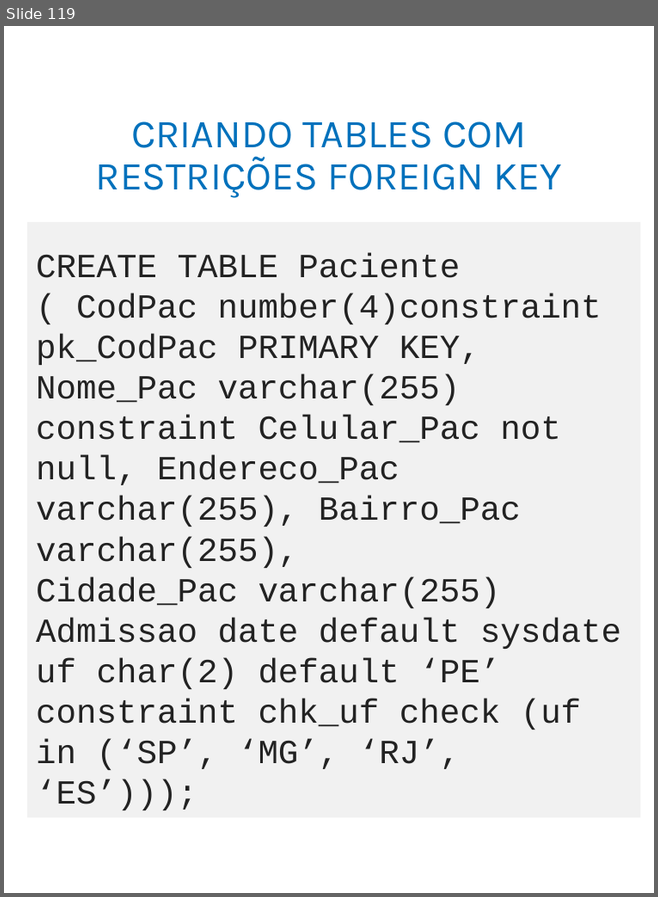
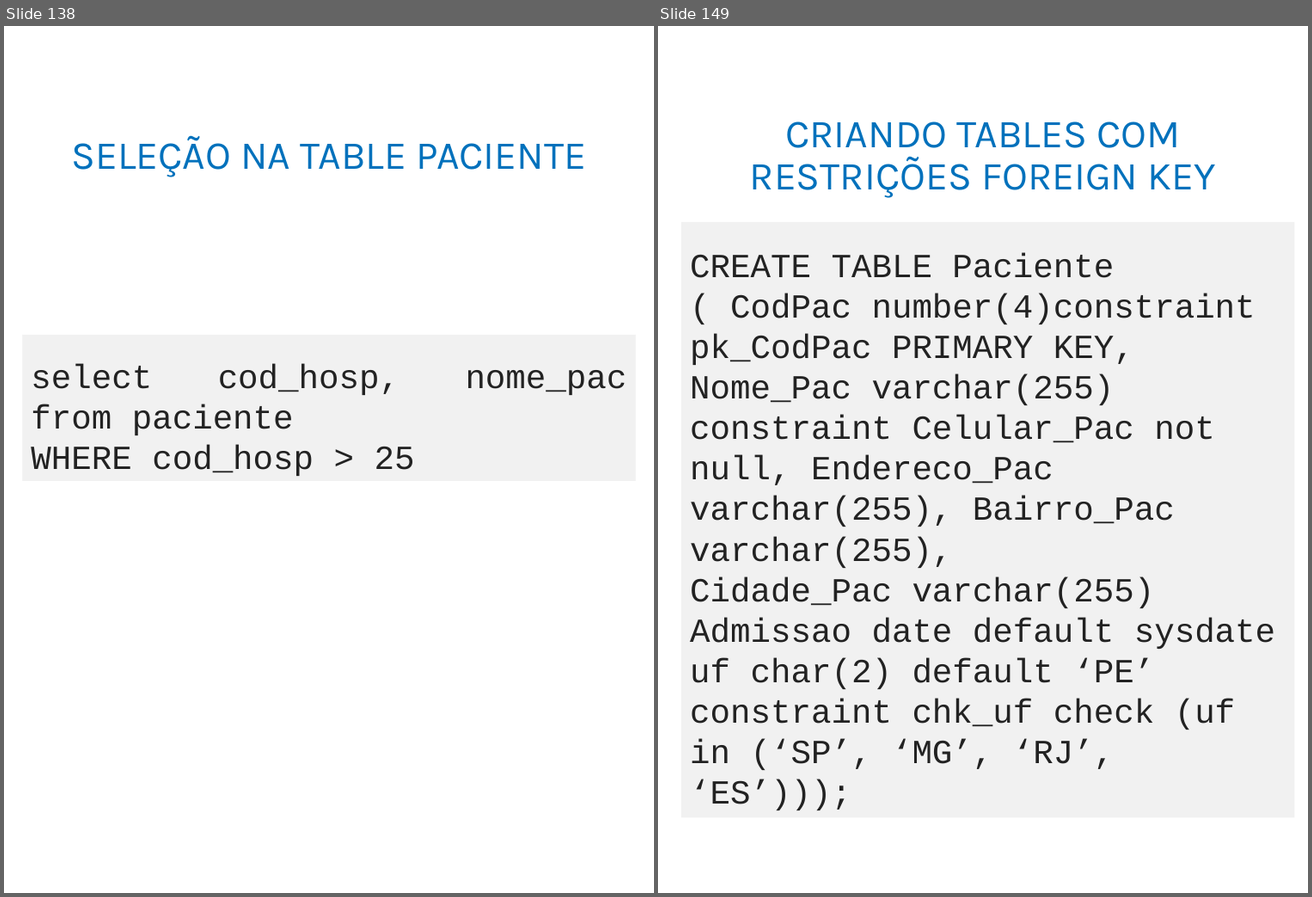
Before and after one commit to adilsonlopesoracle/BancodeDados_Olinda, a slide deck: BANCO DE DADOS_Atualizado.pptx. Shown side by side, each under a label of ours: slide 119 before the commit, slides 138 and 149 after it; the slides between them are not shown. The pictures are 658x897 and 1312x897 pixels, drawn with LibreOffice and Linux fonts; fonts in the diff are those of the drawing. Boxes give left, top, right and bottom in pixels: in the first picture for what was removed or moved away, otherwise in the second. Text is boxed around its words. In the diff, an @@ line names an element or a change of style, - is before the commit and + after.

```diff
--- a/BANCO DE DADOS_Atualizado.pptx
+++ b/BANCO DE DADOS_Atualizado.pptx
@@ slide 138 added at [4, 26, 654, 893], background #FFFFFF @@
@@ title added at [71, 135, 586, 177], 33 pt, text #0071BC @@
+SELEÇÃO NA TABLE PACIENTE
@@ rectangle added at [22, 335, 636, 481], fill #F1F1F1, 28 pt, text #222222 @@
+select cod_hosp, nome_pac from paciente
+WHERE cod_hosp > 25
@@ what was slide 119 is now slide 149 @@
```
Also in this commit, not shown: 2 slides changed, 27 other slides added.
